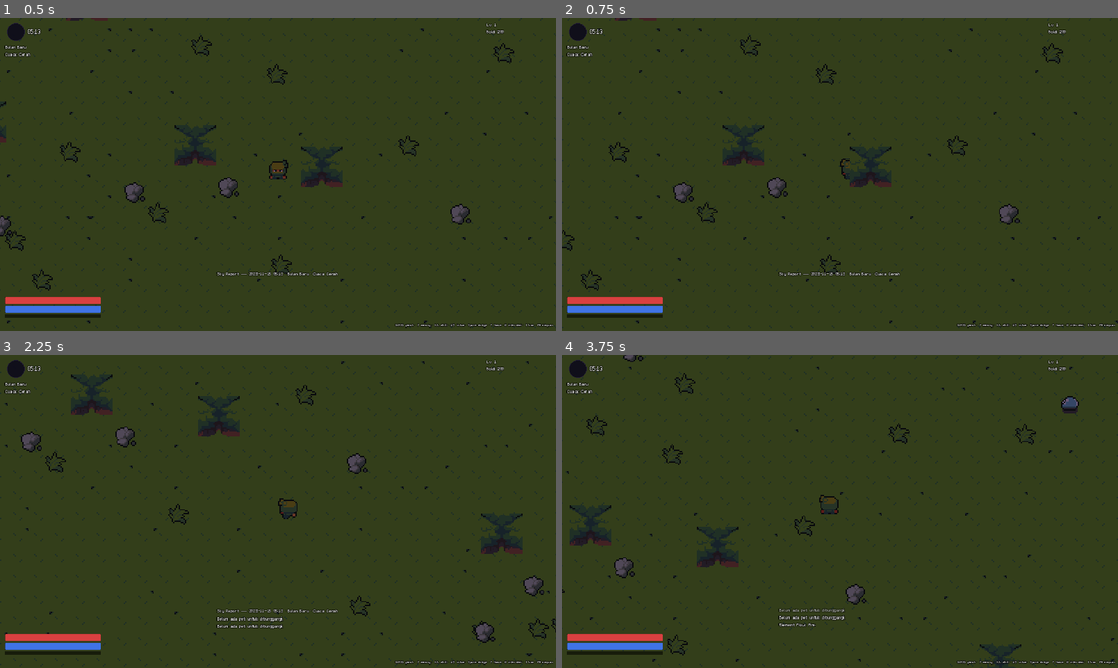
Above: before the commit, frames 1-4 (two rows, left to right).
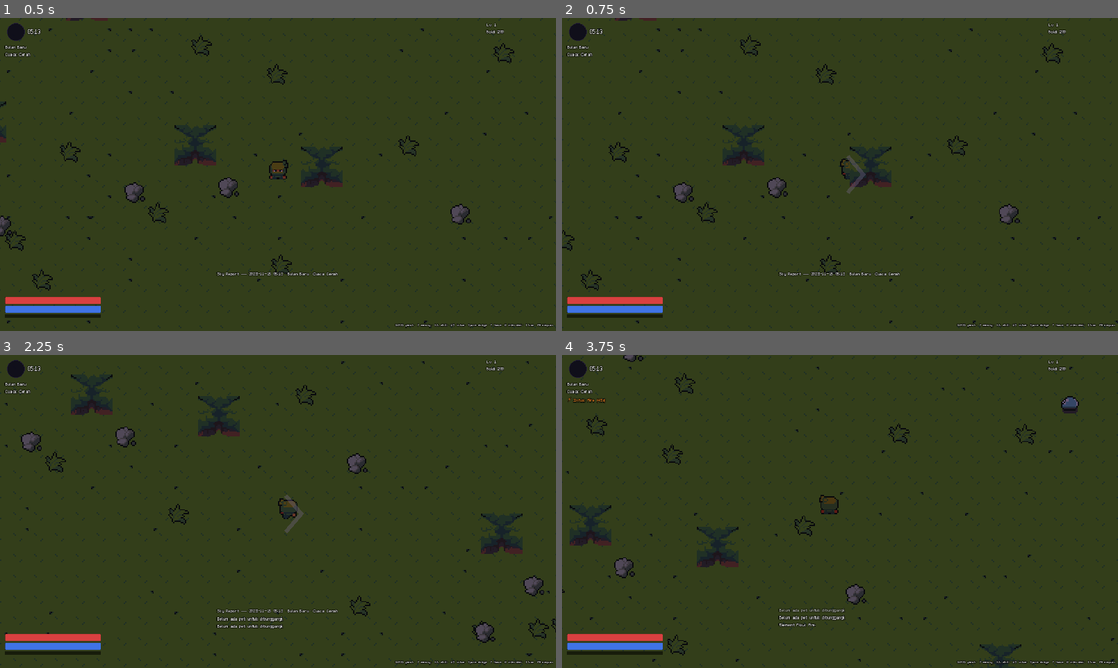
Above: after the commit, the same moments.

Repository: lifkieh/Aetherion
Game: Godot game, scene res://scenes/Main.tscn
Same seed, same stepped clock (60 frames per second), same inputs: the game is played once before the commit and once after it.
Inputs:
- Up to frame 1 (0.5 s): no input
- Up to frame 2 (0.75 s): tap Enter at 0.5 s; hold D (move_right) from 0.53 s (still down); tap J (attack) at 0.6 s
- Up to frame 3 (2.25 s): tap R (mount) at 0.8, 1.35 s; release D (move_right) at 1.28 s; hold S (move_down) 1.28-2.03 s; tap J (attack) at 1.55, 2.1 s; hold D (move_right) from 2.03 s (still down)
- Up to frame 4 (3.75 s): tap R (mount) at 2.3 s; release D (move_right) at 2.78 s; hold W (move_up) 2.78-3.53 s; tap Space (dodge) at 2.85 s; tap J (attack) at 3.05 s; hold A (move_left) from 3.53 s (still down); tap 1 (infuse_fire) at 3.6 s

Frame 1 is identical in both runs. In frame 2, 0.1% of the frame differs, in the area x 51-55%, y 43-57%; in frame 3, 0.1%; in frame 4, less than 0.1%.

Commit message:
M3 Elements: Element Flow infusion (aura+HUD), fire swing VFX, lightning chain arcs to wet targets, wet markers; rain->wet->chain demo verified
Co-Authored-By: Claude Opus 4.8 (1M context) <noreply@anthropic.com>

Diff:
--- a/game/scenes/Main.gd
+++ b/game/scenes/Main.gd
@@ -40,6 +40,34 @@
 	if OS.get_environment("AETHER_COMBAT") == "1":
 		_combat_demo()
 		_screenshot_at = 2.6
+	if OS.get_environment("AETHER_ELEM") == "1":
+		_elem_demo()
+		_screenshot_at = 2.4
+
+func _elem_demo() -> void:
+	# Science demo: rain -> monsters Wet -> Lightning infusion chains between them.
+	await get_tree().process_frame
+	WorldState.force_weather("rain")
+	PlayerData.apply_infusion("lightning", 60)
+	player.facing = "right"
+	EventBus.damage_dealt.connect(func(_a, t, amt, crit, elem):
+		if t != player:
+			print("[elem] MONSTER took %d elem=%s%s" % [amt, elem, (" CRIT" if crit else "")]))
+	for i in range(4):
+		var inst := MonsterFactory.make("grey_wolf", 2, 3)
+		var m := preload("res://scenes/actors/Monster.tscn").instantiate()
+		add_child(m)
+		m.global_position = player.global_position + Vector2(30 + i * 14, -10 + i * 10)
+		m.setup(inst, self)
+		_monster_count += 1
+	var t := Timer.new()
+	t.wait_time = 0.4
+	t.autostart = true
+	add_child(t)
+	t.timeout.connect(func():
+		if is_instance_valid(player):
+			player.facing = "right"
+			player._do_attack())
 
 func _combat_demo() -> void:
 	# Spawn a cluster of monsters beside the player and auto-attack for a shot.
--- a/game/scenes/actors/Monster.gd
+++ b/game/scenes/actors/Monster.gd
@@ -19,6 +19,9 @@
 var _home := Vector2.ZERO
 var _player: Node2D = null
 var _spawner = null
+
+var _base_color := Color.WHITE
+var _wet_marker: Node2D = null
 
 @onready var sprite: AnimatedSprite2D = $Sprite
 @onready var hpbar: ProgressBar = $HPBar
@@ -49,7 +52,23 @@
 		sprite.play("idle_down")
 	var tint: String = inst.get("tint", "")
 	if tint != "":
-		sprite.modulate = Color(tint)
+		_base_color = Color(tint)
+	sprite.modulate = _base_color
+	_build_wet_marker()
+
+func _build_wet_marker() -> void:
+	# Science demo: a Wet target shows dripping cyan dots (rain/thunderstorm).
+	_wet_marker = Node2D.new()
+	_wet_marker.name = "WetMarker"
+	_wet_marker.position = Vector2(0, -10)
+	_wet_marker.visible = false
+	add_child(_wet_marker)
+	for off in [Vector2(-4, 0), Vector2(0, -2), Vector2(4, 1)]:
+		var d := ColorRect.new()
+		d.color = Color(0.45, 0.75, 1.0, 0.9)
+		d.size = Vector2(2, 3)
+		d.position = off
+		_wet_marker.add_child(d)
 
 func _setup_bars() -> void:
 	hpbar.max_value = max_hp
@@ -71,6 +90,8 @@
 	_attack_cd = maxf(0.0, _attack_cd - delta)
 	_state_timer -= delta
 	is_wet = WorldState.is_wet_weather()
+	if _wet_marker:
+		_wet_marker.visible = is_wet
 	_update_tame_hint()
 
 	if _player == null or not is_instance_valid(_player):
@@ -247,11 +268,9 @@
 # --- FX helpers -------------------------------------------------------------
 
 func _flash() -> void:
-	var base: Color = sprite.modulate
-	base.a = 1.0
 	sprite.modulate = Color(1, 0.4, 0.4, 1)
 	var tw := create_tween()
-	tw.tween_property(sprite, "modulate", base, 0.15)
+	tw.tween_property(sprite, "modulate", _base_color, 0.15)
 
 func _spawn_damage_number(amount: int, crit: bool, effective: bool) -> void:
 	var dn := preload("res://scenes/ui/DamageNumber.tscn").instantiate()
--- a/game/scenes/actors/Player.gd
+++ b/game/scenes/actors/Player.gd
@@ -41,6 +41,7 @@
 func _physics_process(delta: float) -> void:
 	_tick_timers(delta)
 	_regen_mp(delta)
+	_update_infusion_aura(delta)
 
 	if _dodge_timer > 0.0:
 		velocity = _dodge_dir * DODGE_SPEED
@@ -147,6 +148,11 @@
 	if not aoe and targets.size() > 1:
 		targets.sort_custom(func(a, b): return a.global_position.distance_to(global_position) < b.global_position.distance_to(global_position))
 		targets = [targets[0]]
+	# swing flourish, tinted by the effective attack element
+	var swing_elem: String = skill.get("element", "none")
+	if swing_elem == "none":
+		swing_elem = atk.get("element", "none")
+	Vfx.swing(get_parent(), global_position, fv, swing_elem)
 	for m in targets:
 		var ctx := CombatResolver.build_ctx(m.is_wet)
 		var res := CombatResolver.resolve(atk, m.combat_view(), skill, ctx)
@@ -154,18 +160,33 @@
 		if res.get("chain", false):
 			_chain_lightning(m, res, skill, ctx)
 
-func _chain_lightning(origin: Node2D, res: Dictionary, skill: Dictionary, ctx: Dictionary) -> void:
+func _chain_lightning(origin: Node2D, _res: Dictionary, skill: Dictionary, ctx: Dictionary) -> void:
 	# Science demo: lightning arcs to nearby wet monsters (v0.3 §7).
 	var atk := PlayerData.combat_stats()
+	var chained := 0
 	for m in get_tree().get_nodes_in_group("monsters"):
 		if m == origin or not is_instance_valid(m):
 			continue
-		if m.global_position.distance_to(origin.global_position) < 90.0:
+		if not m.is_wet:
+			continue  # only conducts to wet targets (science)
+		if m.global_position.distance_to(origin.global_position) < 96.0:
 			var chain_res := CombatResolver.resolve(atk, m.combat_view(), skill, ctx)
 			chain_res["damage"] = int(chain_res["damage"] * 0.6)
 			m.take_hit(chain_res, self)
-			EventBus.toast.emit("⚡ Chain!")
-			break
+			Vfx.chain_arc(get_parent(), origin.global_position, m.global_position, "lightning")
+			chained += 1
+			if chained >= 3:
+				break
+	if chained > 0:
+		EventBus.toast.emit("⚡ Chain x%d (musuh basah)!" % chained)
+
+func _update_infusion_aura(_delta: float) -> void:
+	if PlayerData.has_active_infusion():
+		var c := Vfx.elem_color(PlayerData.infusion.get("element", "none"))
+		var pulse := 0.6 + 0.4 * sin(Time.get_ticks_msec() / 120.0)
+		sprite.modulate = Color(1, 1, 1).lerp(c, 0.5 * pulse)
+	else:
+		sprite.modulate = Color.WHITE
 
 func _fire_projectile(skill: Dictionary) -> void:
 	var proj := preload("res://scenes/actors/Projectile.tscn").instantiate()
--- /dev/null
+++ b/game/scenes/systems/Vfx.gd
@@ -0,0 +1,100 @@
+class_name Vfx
+extends RefCounted
+## Lightweight one-shot visual effects (M3 element flow + chains).
+## All effects self-free; cheap enough for the "game ringan" target.
+
+static func elem_color(elem: String) -> Color:
+	match elem:
+		"fire": return Color(1.0, 0.55, 0.15)
+		"lightning": return Color(1.0, 0.95, 0.35)
+		"ice": return Color(0.6, 0.9, 1.0)
+		"water": return Color(0.4, 0.6, 1.0)
+		"wood": return Color(0.5, 0.85, 0.4)
+		"poison": return Color(0.7, 0.4, 0.9)
+		"earth": return Color(0.8, 0.65, 0.4)
+		"wind": return Color(0.7, 1.0, 0.85)
+		"moon": return Color(0.8, 0.85, 1.0)
+		_: return Color(1, 1, 1)
+
+## Melee swing flourish in front of the attacker, tinted by element.
+static func swing(parent: Node, pos: Vector2, dir: Vector2, elem: String) -> void:
+	if parent == null:
+		return
+	var col := elem_color(elem)
+	if elem == "fire" and ResourceLoader.exists("res://assets/game/vfx/fire_flow_strip.png"):
+		var s := AnimatedSprite2D.new()
+		s.sprite_frames = SheetUtil.build_strip(load("res://assets/game/vfx/fire_flow_strip.png"), 32, 8, "play", 24.0, false)
+		s.texture_filter = CanvasItem.TEXTURE_FILTER_NEAREST
+		s.z_index = 30
+		parent.add_child(s)
+		s.global_position = pos + dir * 16.0
+		s.rotation = dir.angle()
+		s.play("play")
+		s.animation_finished.connect(s.queue_free)
+		return
+	# generic elemental slash arc
+	var line := Line2D.new()
+	line.width = 3.0
+	line.default_color = col
+	line.z_index = 30
+	var perp := dir.orthogonal()
+	line.points = PackedVector2Array([
+		pos + dir * 10 - perp * 14,
+		pos + dir * 22,
+		pos + dir * 10 + perp * 14,
+	])
+	parent.add_child(line)
+	line.global_position = Vector2.ZERO
+	var tw := line.create_tween()
+	tw.tween_property(line, "modulate:a", 0.0, 0.22)
+	tw.tween_callback(line.queue_free)
+
+## Arc of light between two points (lightning chain).
+static func chain_arc(parent: Node, from: Vector2, to: Vector2, elem: String = "lightning") -> void:
+	if parent == null:
+		return
+	var line := Line2D.new()
+	line.width = 2.0
+	line.default_color = elem_color(elem)
+	line.z_index = 35
+	var pts := PackedVector2Array()
+	var steps := 6
+	for i in range(steps + 1):
+		var t := float(i) / steps
+		var p := from.lerp(to, t)
+		if i != 0 and i != steps:
+			p += (to - from).orthogonal().normalized() * randf_range(-6, 6)
+		pts.append(p)
+	line.points = pts
+	parent.add_child(line)
+	var tw := line.create_tween()
+	tw.tween_property(line, "modulate:a", 0.0, 0.25)
+	tw.tween_callback(line.queue_free)
+
+## Small radial spark burst.
+static func spark(parent: Node, pos: Vector2, elem: String) -> void:
+	if parent == null:
+		return
+	var p := GPUParticles2D.new()
+	p.z_index = 32
+	p.one_shot = true
+	p.emitting = true
+	p.amount = 10
+	p.lifetime = 0.4
+	p.explosiveness = 0.9
+	var mat := ParticleProcessMaterial.new()
+	mat.direction = Vector3(0, -1, 0)
+	mat.spread = 180.0
+	mat.initial_velocity_min = 40.0
+	mat.initial_velocity_max = 90.0
+	mat.gravity = Vector3(0, 120, 0)
+	mat.scale_min = 0.5
+	mat.scale_max = 1.5
+	mat.color = elem_color(elem)
+	p.process_material = mat
+	var img := Image.create(2, 2, false, Image.FORMAT_RGBA8)
+	img.fill(elem_color(elem))
+	p.texture = ImageTexture.create_from_image(img)
+	parent.add_child(p)
+	p.global_position = pos
+	p.finished.connect(p.queue_free)
--- a/game/scenes/ui/HUD.gd
+++ b/game/scenes/ui/HUD.gd
@@ -11,6 +11,7 @@
 var clock_label: Label
 var moon_label: Label
 var weather_label: Label
+var infusion_label: Label
 var gold_label: Label
 var level_label: Label
 var toast_box: VBoxContainer
@@ -56,6 +57,9 @@
 	topleft.add_child(moon_label)
 	weather_label = _mk_label("Cerah", 14)
 	topleft.add_child(weather_label)
+	infusion_label = _mk_label("", 14)
+	infusion_label.visible = false
+	topleft.add_child(infusion_label)
 
 	# --- Top-right: gold / level ---
 	var topright := VBoxContainer.new()
@@ -134,6 +138,18 @@
 	EventBus.minute_passed.connect(func(_d): _refresh_clock())
 	EventBus.toast.connect(_on_toast)
 
+func _process(_delta: float) -> void:
+	if infusion_label == null:
+		return
+	if PlayerData.has_active_infusion():
+		var elem: String = PlayerData.infusion.get("element", "")
+		var remain: int = PlayerData.infusion.get("expires_unix", 0) - GameClock.unix_now()
+		infusion_label.visible = true
+		infusion_label.text = "⚡ Infus: %s (%ds)" % [elem.capitalize(), max(0, remain)]
+		infusion_label.add_theme_color_override("font_color", Vfx.elem_color(elem))
+	else:
+		infusion_label.visible = false
+
 func _refresh_all() -> void:
 	_refresh_clock()
 	_refresh_sky()
Not shown, added: .gitattributes
Not shown, changed: STATUS.md
Not shown, added: reports/m3_elem.png
